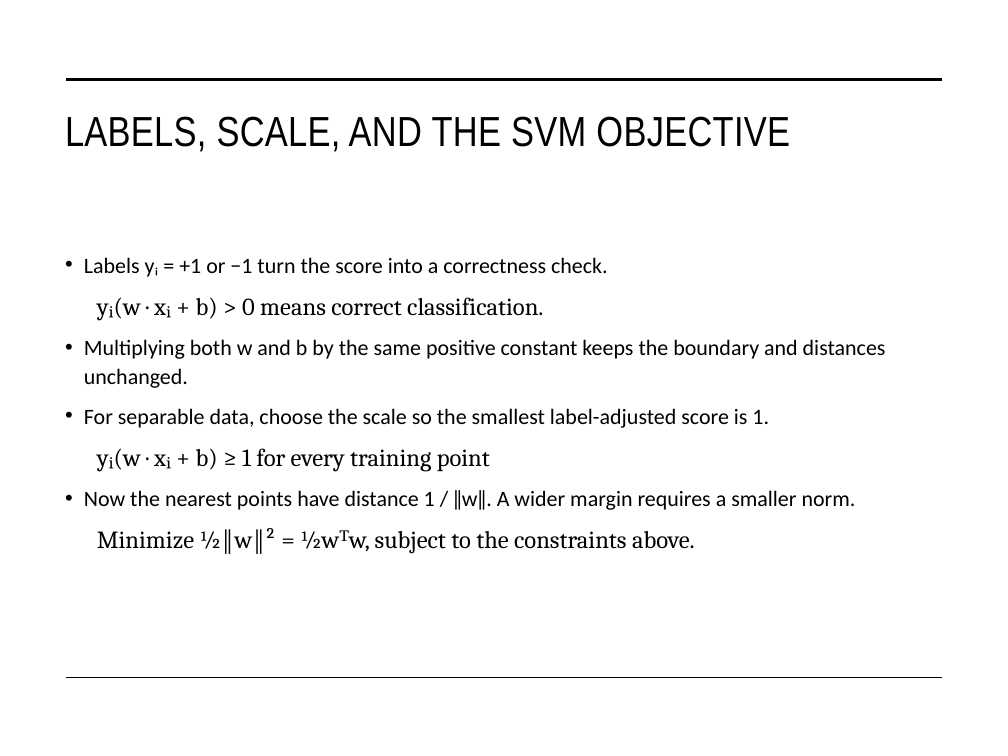
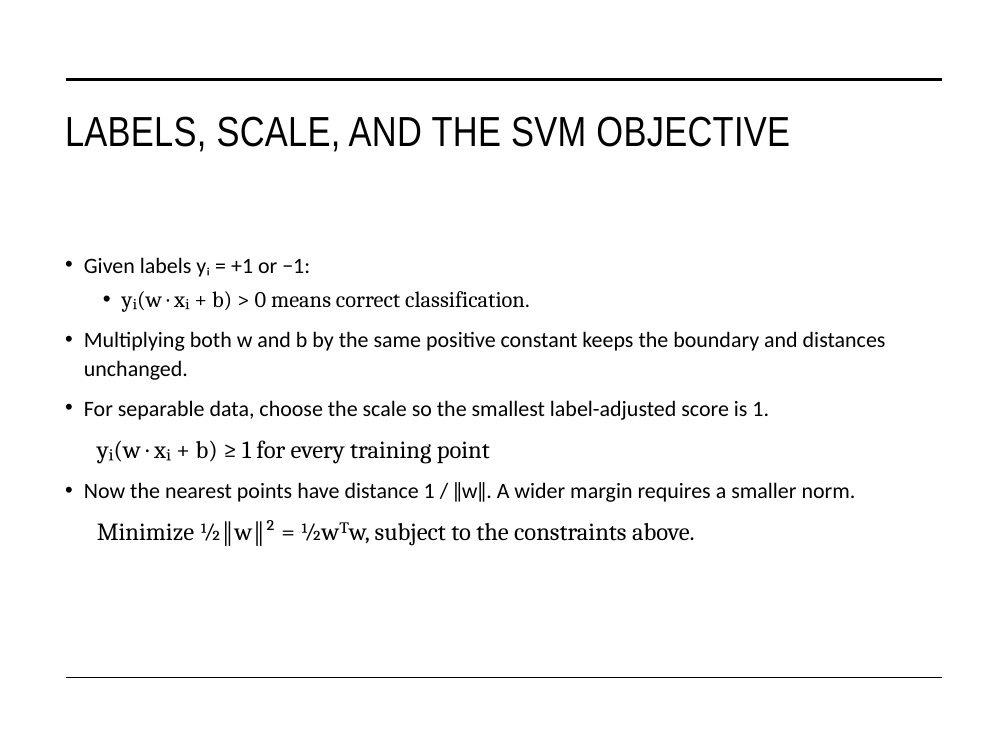
Before and after one commit to STAT-486-Fall-2026/course-content, a slide deck: slide 13 of slides/12-svm.pptx (slide 12 before the commit). Drawn at 1008x756 pixels with LibreOffice and Linux fonts; fonts in the diff are those of the drawing. Boxes give left, top, right and bottom in pixels: in the first picture for what was removed or moved away, otherwise in the second. Text is boxed around its words. In the diff, an @@ line names an element or a change of style, - is before the commit and + after.

Commit message:
minor post-class tweaks

```diff
--- a/slides/12-svm.pptx
+++ b/slides/12-svm.pptx
@@ text at bbox=[84, 257, 310, 277]: text changed @@
-• Labels yᵢ = +1 or −1 turn the score into a correctness check.
+• Given labels yᵢ = +1 or −1:
@@ text at bbox=[137, 291, 529, 310]: size 25 to 22.9 pt in "yᵢ(w · xᵢ + b) > 0 ..."; bullet none to •; list level 1 to 2 in "yᵢ(w · xᵢ + b) ..." @@
```
Also in this commit, not shown: 8 other slides changed, 2 slides removed, 1 other file.
